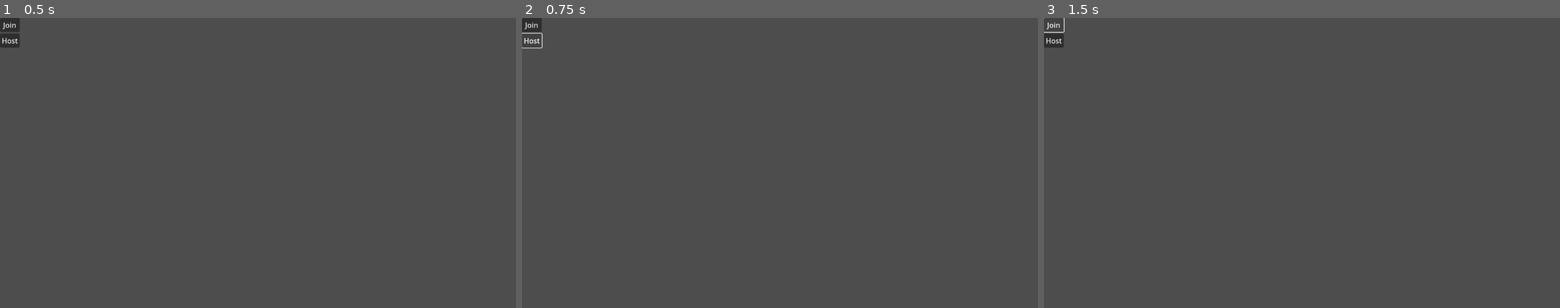
Above: before the commit, frames 1-3 (left to right).
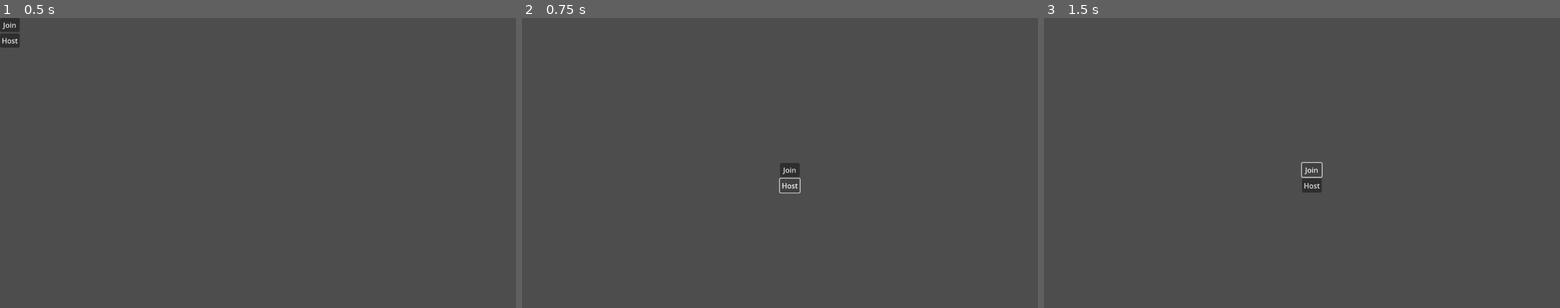
Above: after the commit, the same moments.

Repository: meliyn/jacky-game
Game: Godot game, scene res://src/main.tscn
Two runs of this game, one before a commit and one after it. Both use one fixed random seed, a clock stepped at 60 frames per second and the inputs below. The engine's default icon, where the game draws it, is replaced by a stand-in: a white triangle on a blue panel in a dark square.
Inputs:
- Up to frame 1 (0.5 s): no input
- Up to frame 2 (0.75 s): click "Host" at 0.5 s
- Up to frame 3 (1.5 s): click "Join" at 1.25 s

Frame 1 is identical in both runs. In frame 2, 0.4% of the frame differs, in the area x 0-54%, y 0-61%; in frame 3, 0.5%.

Commit message:
Multiplayer working a lil bit

Diff:
--- /dev/null
+++ b/src/game/game.gd
@@ -0,0 +1,12 @@
+class_name Game
+extends Node2D
+
+static var instance: Game = null
+
+func _ready() -> void:
+	instance = self
+
+func spawn_player(id: int) -> void:
+	var new_player = preload ("res://src/player/player.tscn").instantiate()
+	new_player.name = str(id)
+	add_child(new_player, true)
--- a/src/game/game.tscn
+++ b/src/game/game.tscn
@@ -1,10 +1,11 @@
 [gd_scene load_steps=3 format=3 uid="uid://c5hplic1pw84l"]
 
-[ext_resource type="PackedScene" uid="uid://x7mblxn87dgr" path="res://src/player/player.tscn" id="1_vlq2n"]
+[ext_resource type="Script" path="res://src/game/game.gd" id="1_4rwm7"]
 
 [sub_resource type="TileSet" id="TileSet_7kmkh"]
 
 [node name="Game" type="Node2D"]
+script = ExtResource("1_4rwm7")
 
 [node name="Camera2D" type="Camera2D" parent="."]
 
@@ -12,8 +13,6 @@
 tile_set = SubResource("TileSet_7kmkh")
 format = 2
 
-[node name="CharacterBody2D" parent="." instance=ExtResource("1_vlq2n")]
-position = Vector2(5, 13)
-
-[node name="CharacterBody2D2" parent="." instance=ExtResource("1_vlq2n")]
-position = Vector2(405, 15)
+[node name="PlayerSpawner" type="MultiplayerSpawner" parent="."]
+_spawnable_scenes = PackedStringArray("res://src/player/player.tscn")
+spawn_path = NodePath("..")
--- a/src/main.gd
+++ b/src/main.gd
@@ -6,7 +6,7 @@
 func _ready() -> void:
 	instance = self
 
-	# multiplayer.peer_connected.connect(_on_player_connected)
+	multiplayer.peer_connected.connect(_on_peer_connected)
 	# multiplayer.peer_disconnected.connect(_on_player_disconnected)
 	multiplayer.connected_to_server.connect(_on_connection_success)
 	multiplayer.connection_failed.connect(_on_connection_fail)
@@ -43,3 +43,9 @@
 
 func _on_disconnected() -> void:
 	print("Disconnected from server.")
+
+func _on_peer_connected(id: int) -> void:
+	print("Peer connected: ", id)
+	if multiplayer.is_server():
+		print("Spawning player: ", id)
+		Game.instance.spawn_player(id)
--- a/src/main.tscn
+++ b/src/main.tscn
@@ -7,3 +7,7 @@
 script = ExtResource("1_gs4pf")
 
 [node name="Title" parent="." instance=ExtResource("2_iityd")]
+
+[node name="GameSpawner" type="MultiplayerSpawner" parent="."]
+_spawnable_scenes = PackedStringArray("res://src/game/game.tscn")
+spawn_path = NodePath("..")
--- a/src/player/player.gd
+++ b/src/player/player.gd
@@ -2,7 +2,11 @@
 
 const SPEED = 300.0
 
+func _enter_tree():
+	set_multiplayer_authority(str(name).to_int())
+
 func _physics_process(_delta: float):
-	var direction = Input.get_vector("control_left", "control_right", "control_up", "control_down")
-	velocity = direction * SPEED
-	move_and_slide()
+	if is_multiplayer_authority():
+		var direction = Input.get_vector("control_left", "control_right", "control_up", "control_down")
+		velocity = direction * SPEED
+		move_and_slide()
--- a/src/player/player.tscn
+++ b/src/player/player.tscn
@@ -4,19 +4,22 @@
 [ext_resource type="Script" path="res://src/player/player.gd" id="1_otja0"]
 
 [sub_resource type="RectangleShape2D" id="RectangleShape2D_fr032"]
+size = Vector2(126, 129)
 
 [sub_resource type="SceneReplicationConfig" id="SceneReplicationConfig_6i73n"]
 properties/0/path = NodePath(".:position")
 properties/0/spawn = true
-properties/0/replication_mode = 2
+properties/0/replication_mode = 1
 
 [node name="CharacterBody2D" type="CharacterBody2D"]
+motion_mode = 1
 script = ExtResource("1_otja0")
 
 [node name="Sprite2D" type="Sprite2D" parent="."]
 texture = ExtResource("1_5udlp")
 
 [node name="CollisionShape2D" type="CollisionShape2D" parent="."]
+position = Vector2(1, -0.5)
 shape = SubResource("RectangleShape2D_fr032")
 
 [node name="MultiplayerSynchronizer" type="MultiplayerSynchronizer" parent="."]
--- a/src/title/title.gd
+++ b/src/title/title.gd
@@ -2,6 +2,7 @@
 
 func _on_multiplayer_host_button_pressed():
 	Main.instance.multiplayer_host()
+	Main.instance.add_child(preload ("res://src/game/game.tscn").instantiate())
 
 func _on_multiplayer_join_button_pressed():
 	Main.instance.multiplayer_join("127.0.0.1")
Not shown: 1 places in src/theme.tres that only renumber resources
Not shown, removed: src/maiCC90.tmp
